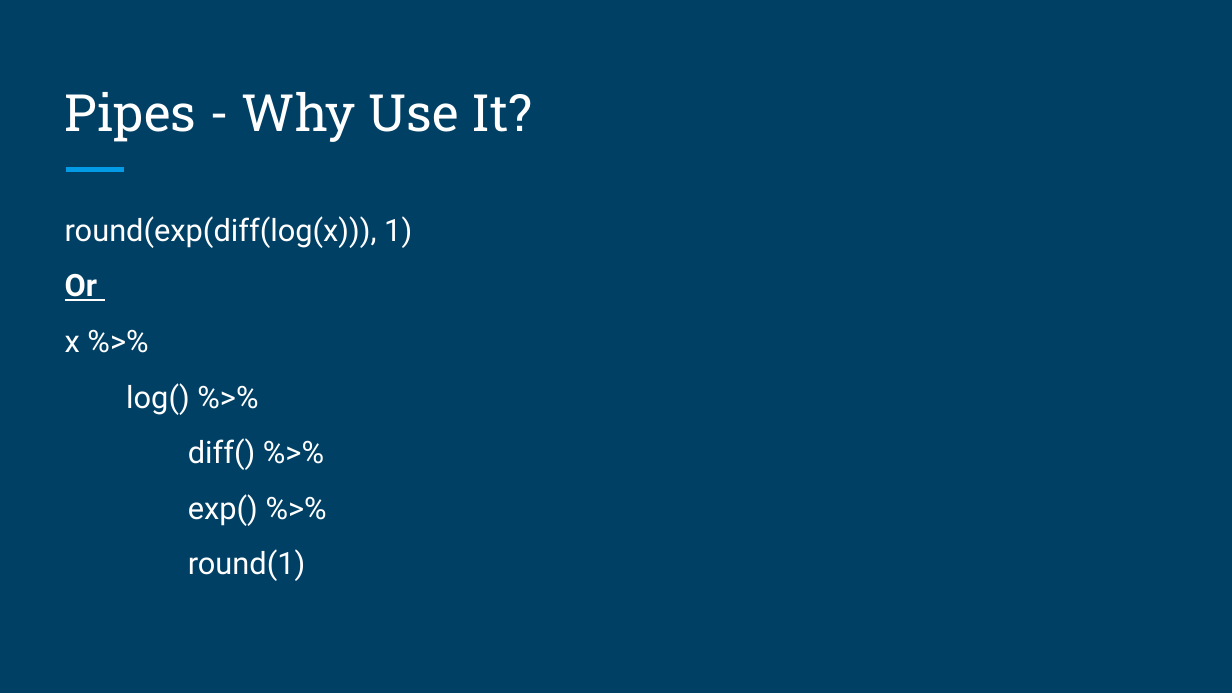
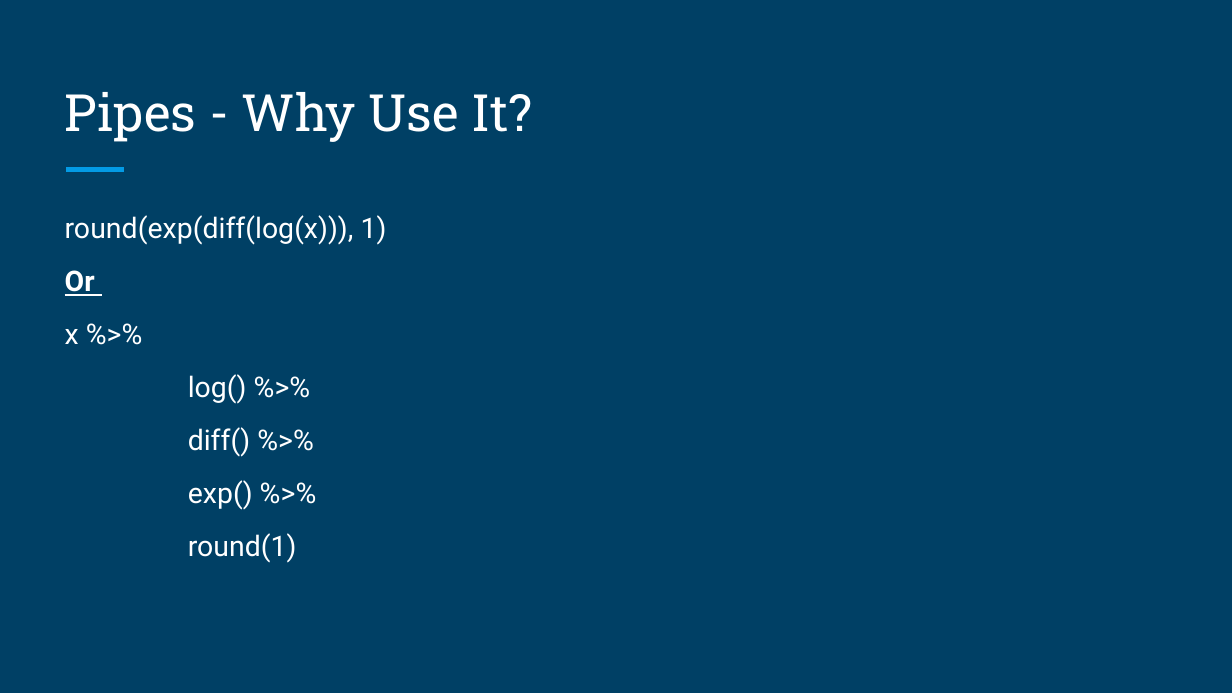
Before and after one commit to brandonyph/APB-Workshop-DataAnalyticsEssentials, a slide deck: slide 8 of Week3-Pipes-and-Iteration/Week 3-Pipes and Iteration.pptx. Drawn at 1232x693 pixels with LibreOffice and Linux fonts; fonts in the diff are those of the drawing. Boxes give left, top, right and bottom in pixels: in the first picture for what was removed or moved away, otherwise in the second. Text is boxed around its words. In the diff, an @@ line names an element or a change of style, - is before the commit and + after.

```diff
--- a/Week3-Pipes-and-Iteration/Week 3-Pipes and Iteration.pptx
+++ b/Week3-Pipes-and-Iteration/Week 3-Pipes and Iteration.pptx
@@ text "round(exp(diff(log(x))), 1)" at <box>65,215,387,563</box>: size 18 to 16.6 pt; indent changed @@
```
Also in this commit, not shown: 5 other slides changed, 1 slide added, 35 other files.
